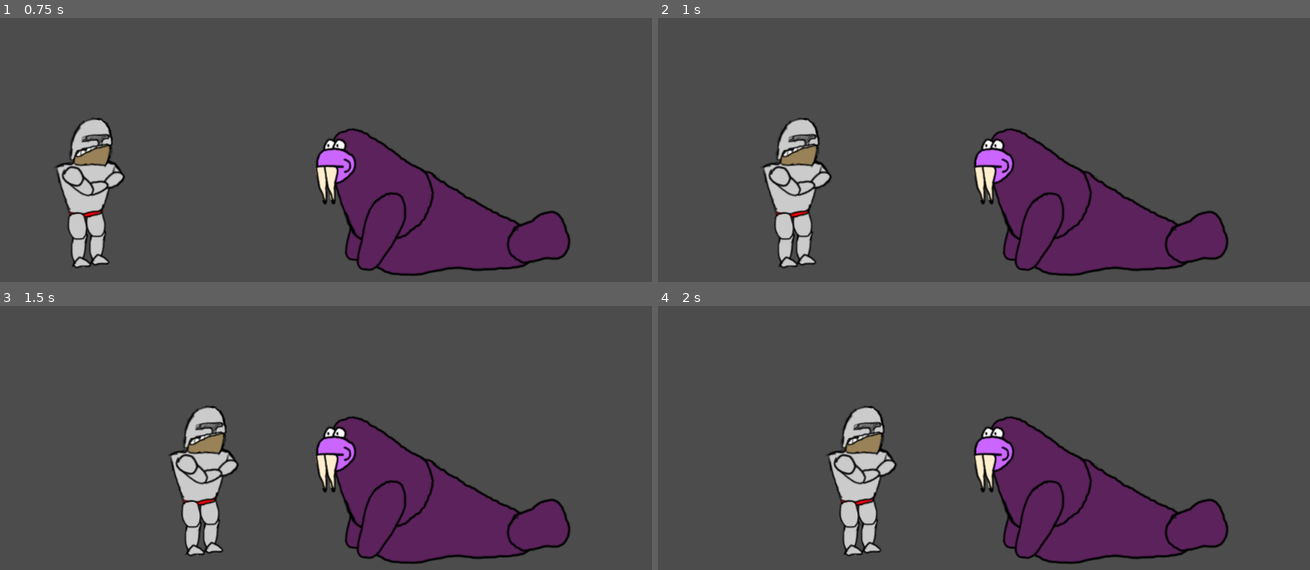
Above: before the commit, frames 1-4 (two rows, left to right).
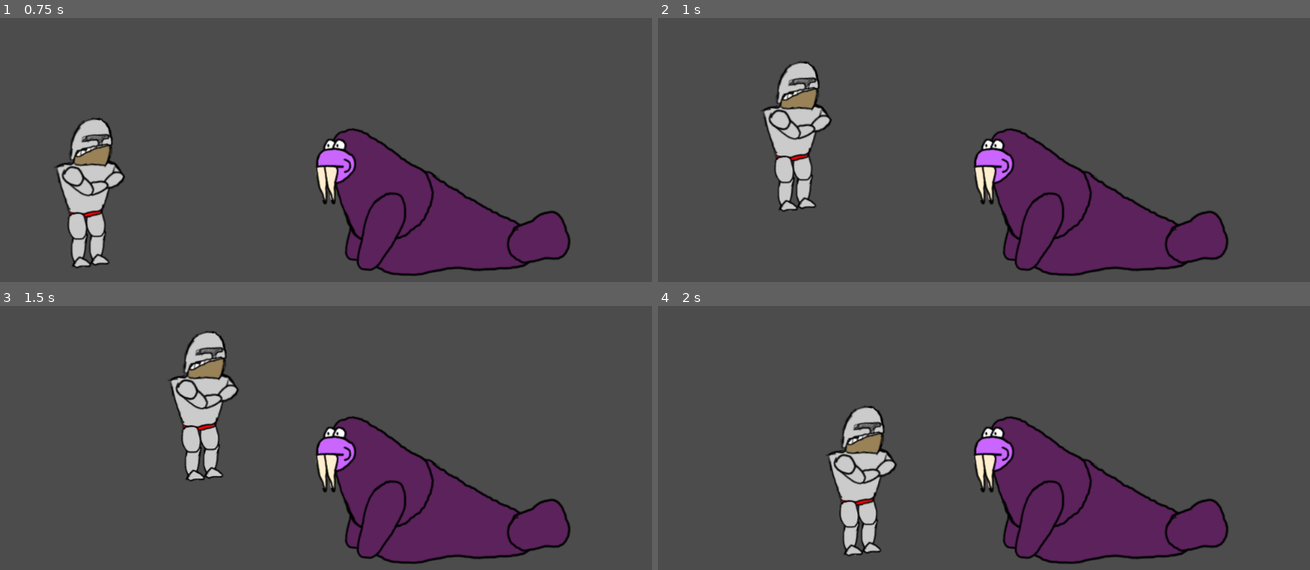
Above: after the commit, the same moments.

Repository: Wall-Dough/unstable
Game: Godot game, scene res://level/Level.tscn
Same seed, same stepped clock (60 frames per second), same inputs: the game is played once before the commit and once after it.
Inputs:
- Up to frame 1 (0.75 s): hold Right (move_right) from 0.53 s (still down); hold S (give) from 0.53 s (still down)
- Up to frame 2 (1 s): keep holding Right (move_right); keep holding S (give); tap Up (jump, bound only after the commit) at 0.77 s
- Up to frame 3 (1.5 s): release Right (move_right) at 1.28 s; release S (give) at 1.28 s; hold A (kick_left) from 1.28 s (still down); tap S (give) at 1.35 s
- Up to frame 4 (2 s): keep holding A (kick_left); tap Up (jump, bound only after the commit) at 1.52 s

Frame 1 is identical in both runs. In frame 2, 4.3% of the frame differs, in the area x 15-27%, y 16-95%; in frame 3, 4.8%, in the area x 25-37%, y 9-95%; in frame 4, less than 0.1%.

Commit message:
Change keyboard jump button

Diff:
--- a/project.godot
+++ b/project.godot
@@ -48,7 +48,7 @@
 }
 jump={
 "deadzone": 0.5,
-"events": [ Object(InputEventKey,"resource_local_to_scene":false,"resource_name":"","device":0,"alt":false,"shift":false,"control":false,"meta":false,"command":false,"pressed":false,"scancode":32,"unicode":0,"echo":false,"script":null)
+"events": [ Object(InputEventKey,"resource_local_to_scene":false,"resource_name":"","device":0,"alt":false,"shift":false,"control":false,"meta":false,"command":false,"pressed":false,"scancode":16777232,"unicode":0,"echo":false,"script":null)
  ]
 }
 move_left={
